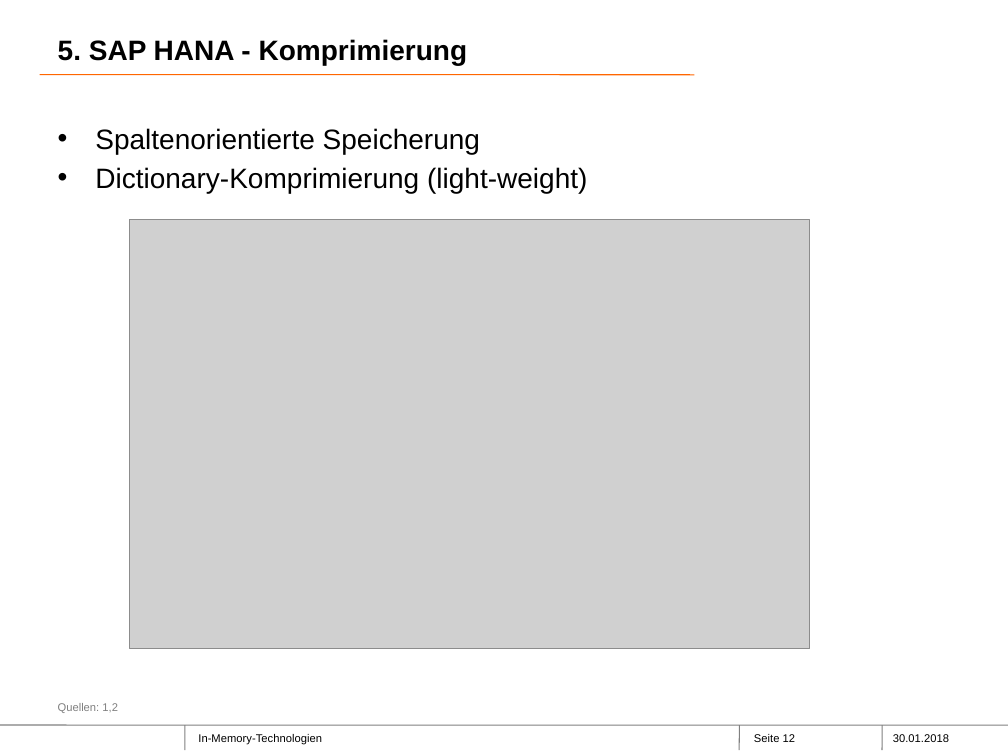
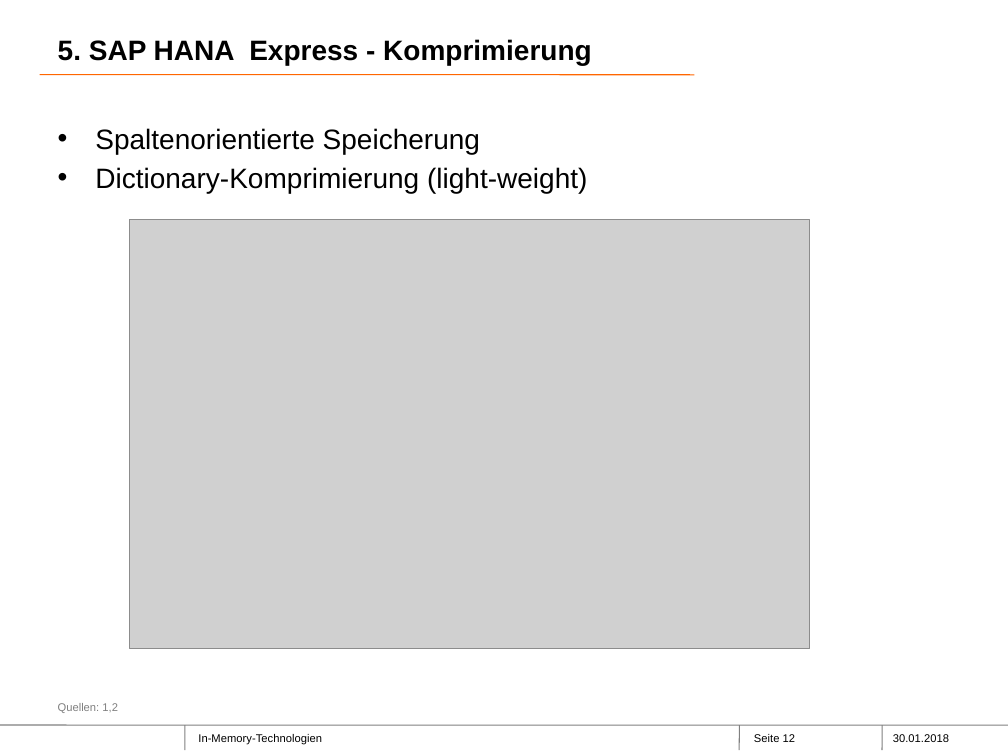
Before and after one commit to Philwi/ProjektseminarInMemory, a slide deck: slide 12 of FINAL.pptx. Drawn at 1008x756 pixels with LibreOffice and Linux fonts; fonts in the diff are those of the drawing; grey boxes stand for pictures; background and template pictures are left out. Boxes give left, top, right and bottom in pixels: in the first picture for what was removed or moved away, otherwise in the second. Text is boxed around its words. In the diff, an @@ line names an element or a change of style, - is before the commit and + after.

```diff
--- a/FINAL.pptx
+++ b/FINAL.pptx
@@ title at [58,39,592,65]: text changed @@
-5. SAP HANA - Komprimierung
+5. SAP HANA Express - Komprimierung
```
Also in this commit, not shown: 10 other slides changed.
